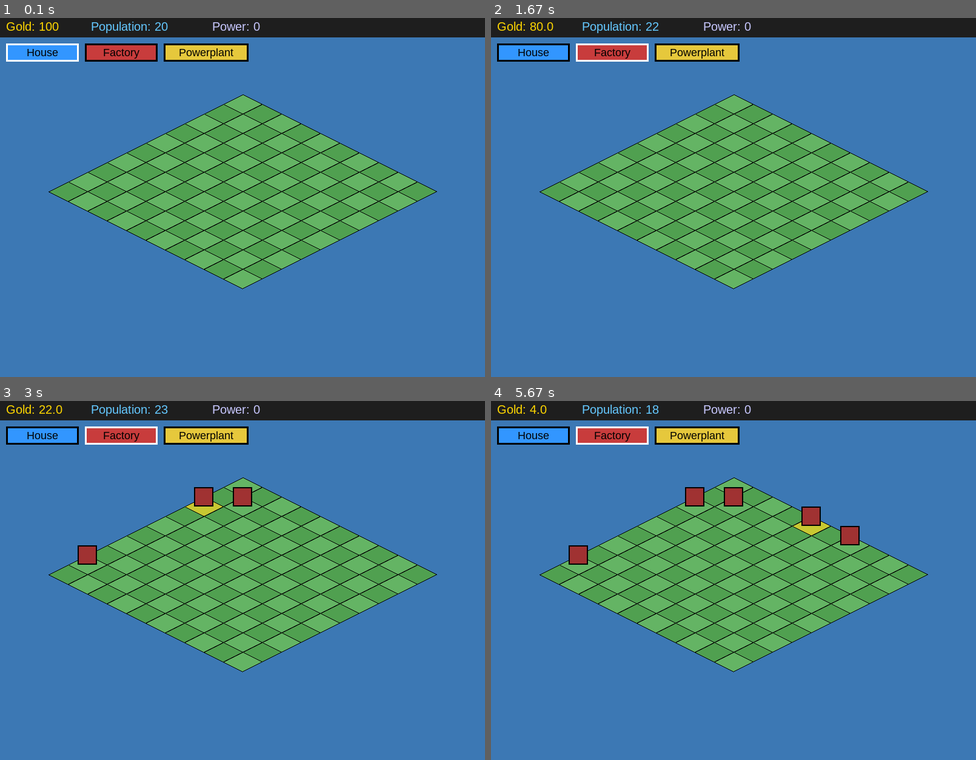
Above: before the commit, frames 1-4 (two rows, left to right).
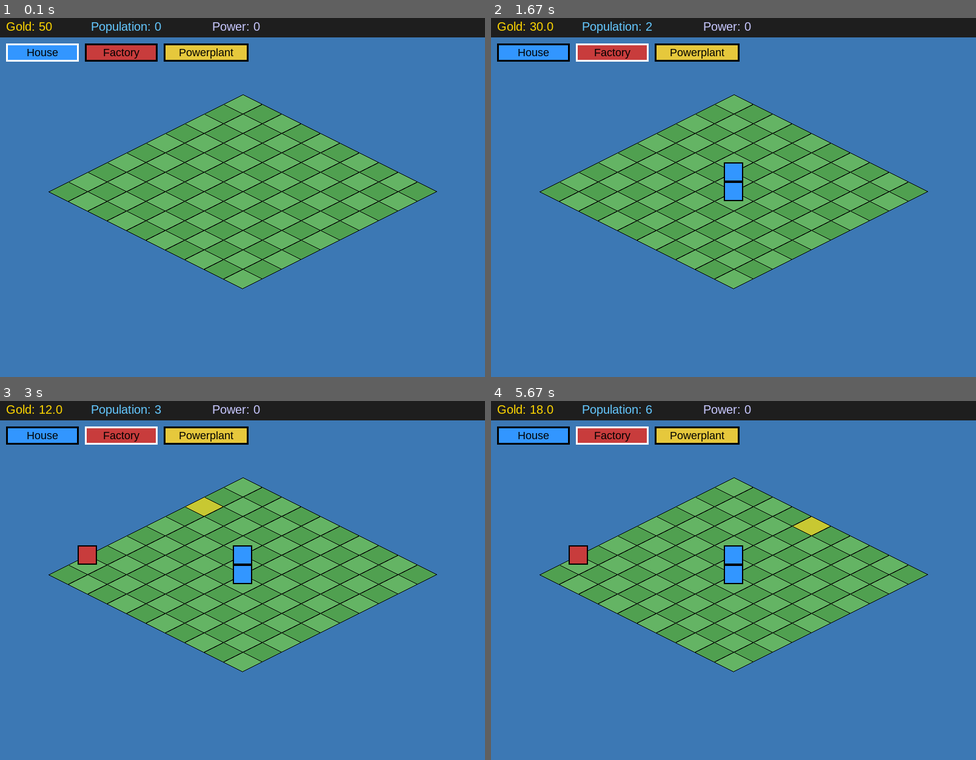
Above: after the commit, the same moments.

Repository: tdimnet/learn-pygame-by-doing
Game: pygame game, started from app.py
Two runs of this game, one before a commit and one after it. Both use one fixed random seed, a clock stepped at 60 frames per second and the inputs below.
Inputs (mouse positions are in pixels of both pictures, inside the frame that each line leads up to):
- Up to frame 1 (0.1 s): no input
- Up to frame 2 (1.67 s): click (733, 193) at 0.38 s; click (733, 219) at 0.72 s; click (583, 140) at 1.05 s; click (607, 61) at 1.38 s
- Up to frame 3 (3 s): click (67, 566) at 1.72 s; click (218, 673) at 2.05 s; click (227, 515) at 2.38 s; click (174, 501) at 2.72 s
- Up to frame 4 (5.67 s): click (859, 548) at 3.05 s; click (883, 569) at 3.38 s; click (835, 515) at 3.72 s; click (752, 562) at 4.55 s; click (592, 555) at 4.88 s; click (660, 684) at 5.22 s; click (835, 530) at 5.55 s

The runs differ from the first frame. In frame 1, less than 0.1% of the frame differs, in the area x 8-35%, y 1-4%; in frame 2, 0.4%; in frame 3, 1.1%; in frame 4, 1.6%, in the area x 8-76%, y 1-52%.

Commit message:
Update the game starter pack and build the first building

Diff:
--- a/app.py
+++ b/app.py
@@ -98,7 +98,14 @@
     )
 
 
-def draw_building(surface, gx, gy, offset):
+def draw_building(surface, gx, gy, offset, btype):
+    colors = {
+        "house": (50, 150, 255),
+        "factory": (200, 60, 60),
+        "powerplant": (230, 200, 60)
+    }
+    color = colors[btype]
+
     iso_x, iso_y = grid_to_iso(gx, gy)
     ox, oy = offset
     cx = iso_x + ox
@@ -114,7 +121,7 @@
         building_height
     )
 
-    pygame.draw.rect(surface, (160, 50, 50), rect)
+    pygame.draw.rect(surface, color, rect)
     pygame.draw.rect(surface, (0, 0, 0), rect, 2)
 
 
@@ -167,8 +174,8 @@
     ]
     selected_building = "house"
 
-    gold = 100
-    population = 20
+    gold = 50
+    population = 0
     power = 0
 
     idle_timer = 0
@@ -265,8 +272,9 @@
                     color=color,
                     offset=offset)
 
-                if grid_data[gx][gy] == "factory":
-                    draw_building(screen, gx, gy, offset)
+                if grid_data[gx][gy] != 0:
+                    draw_building(screen, gx, gy, offset,
+                                  grid_data[gx][gy])
 
         pygame.display.flip()
 
